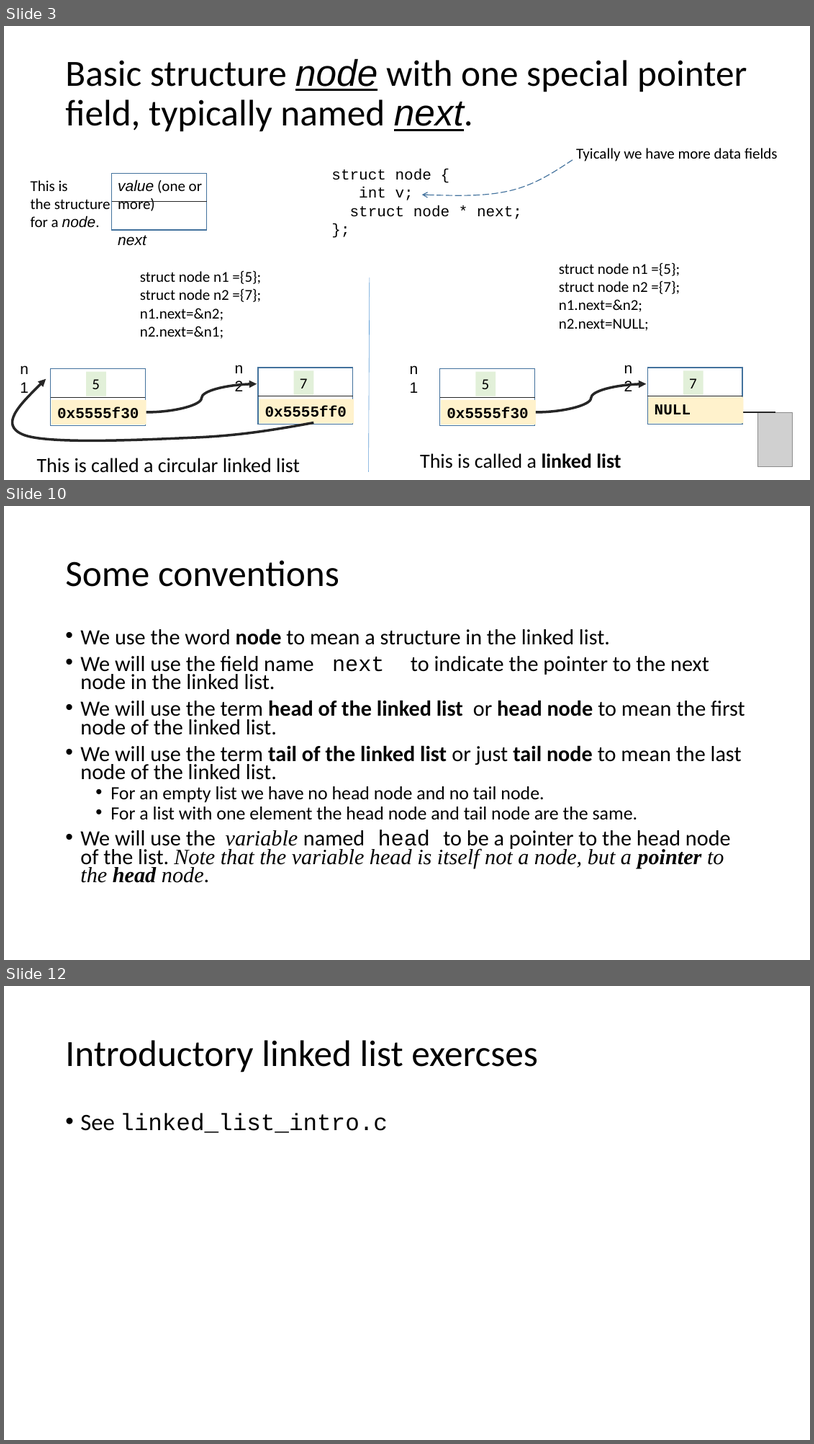
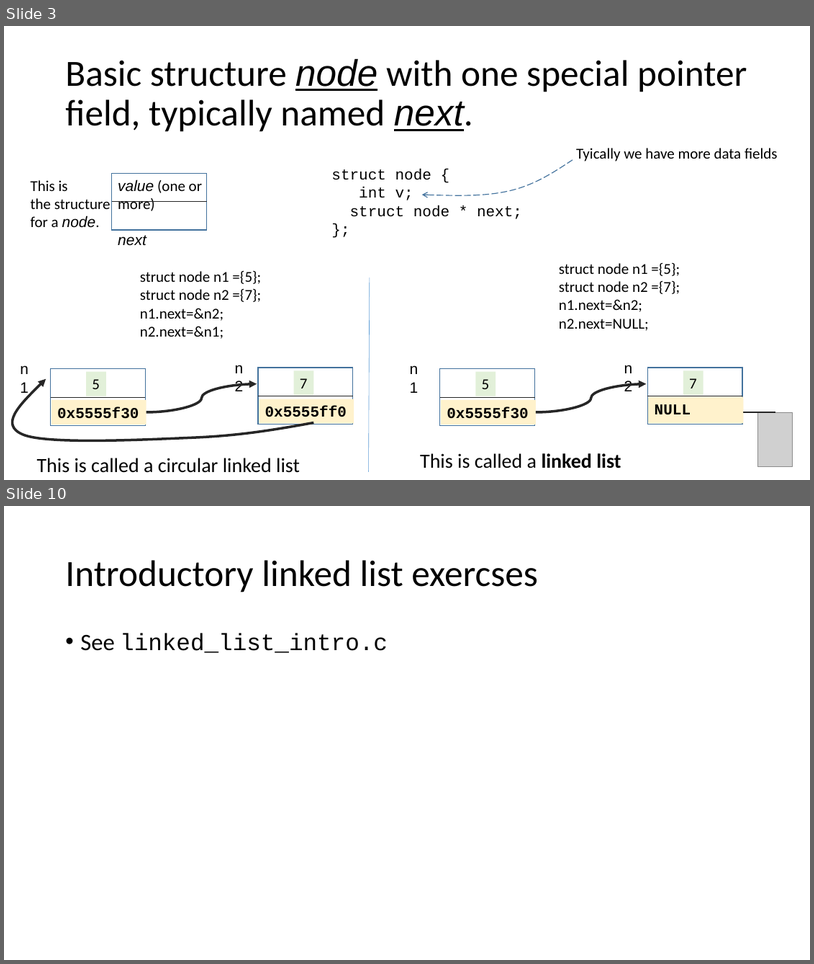
Before and after one commit to rbadrinath/FCP, a slide deck: slides/14-LinkedLists.pptx. Shown one above the other, each under a label of ours: slides 3, 10 and 12 before the commit, slides 3 and 10 after it; the slides between them are not shown. The pictures are 814x1444 and 814x964 pixels, drawn with LibreOffice and Linux fonts; fonts in the diff are those of the drawing; grey boxes stand for pictures. Boxes give left, top, right and bottom in pixels: in the first picture for what was removed or moved away, otherwise in the second. Text is boxed around its words. In the diff, an @@ line names an element or a change of style, - is before the commit and + after.

```diff
--- a/slides/14-LinkedLists.pptx
+++ b/slides/14-LinkedLists.pptx
@@ slide 10 removed at bbox=[4, 506, 810, 960], background #FFFFFF @@
@@ title removed at bbox=[65, 560, 340, 587] @@
-Some conventions
@@ text removed at bbox=[80, 628, 746, 883] @@
-• We use the word node to mean a structure in the linked list.
-• We will use the field name next to indicate the pointer to the next node in the linked list.
-• We will use the term head of the linked list or head node to mean the first node of the linked list.
-• We will use the term tail of the linked list or just tail node to mean the last node of the linked list.
-  • For an empty list we have no head node and no tail node.
-  • For a list with one element the head node and tail node are the same.
-• We will use the variable named head to be a pointer to the head node of the list. Note that the variable head is itself not a node, but a pointer to the head node.
@@ what was slide 12 is now slide 10 @@
```
Also in this commit, not shown: 5 slides changed, 1 other slide removed.
